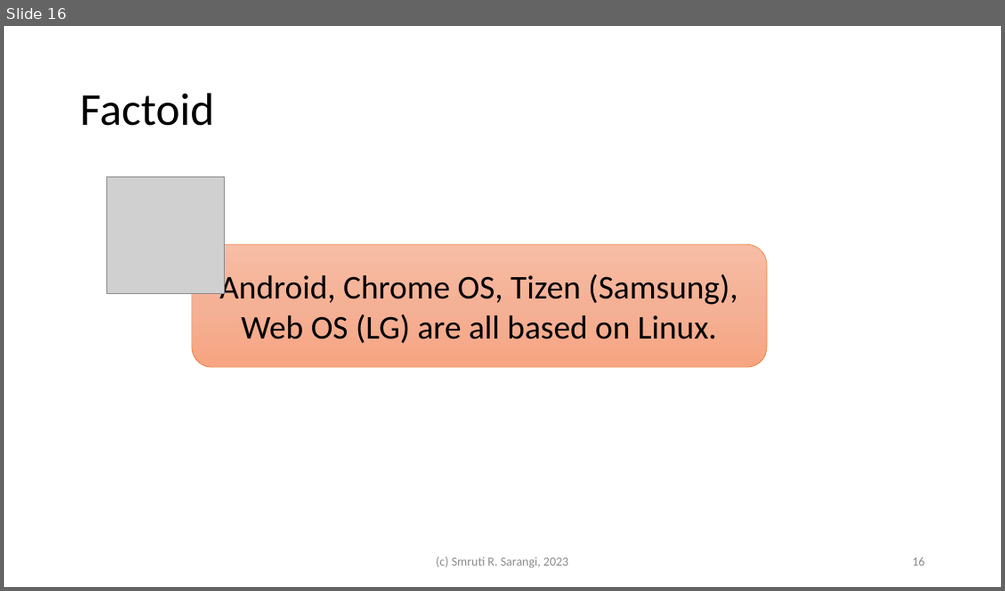
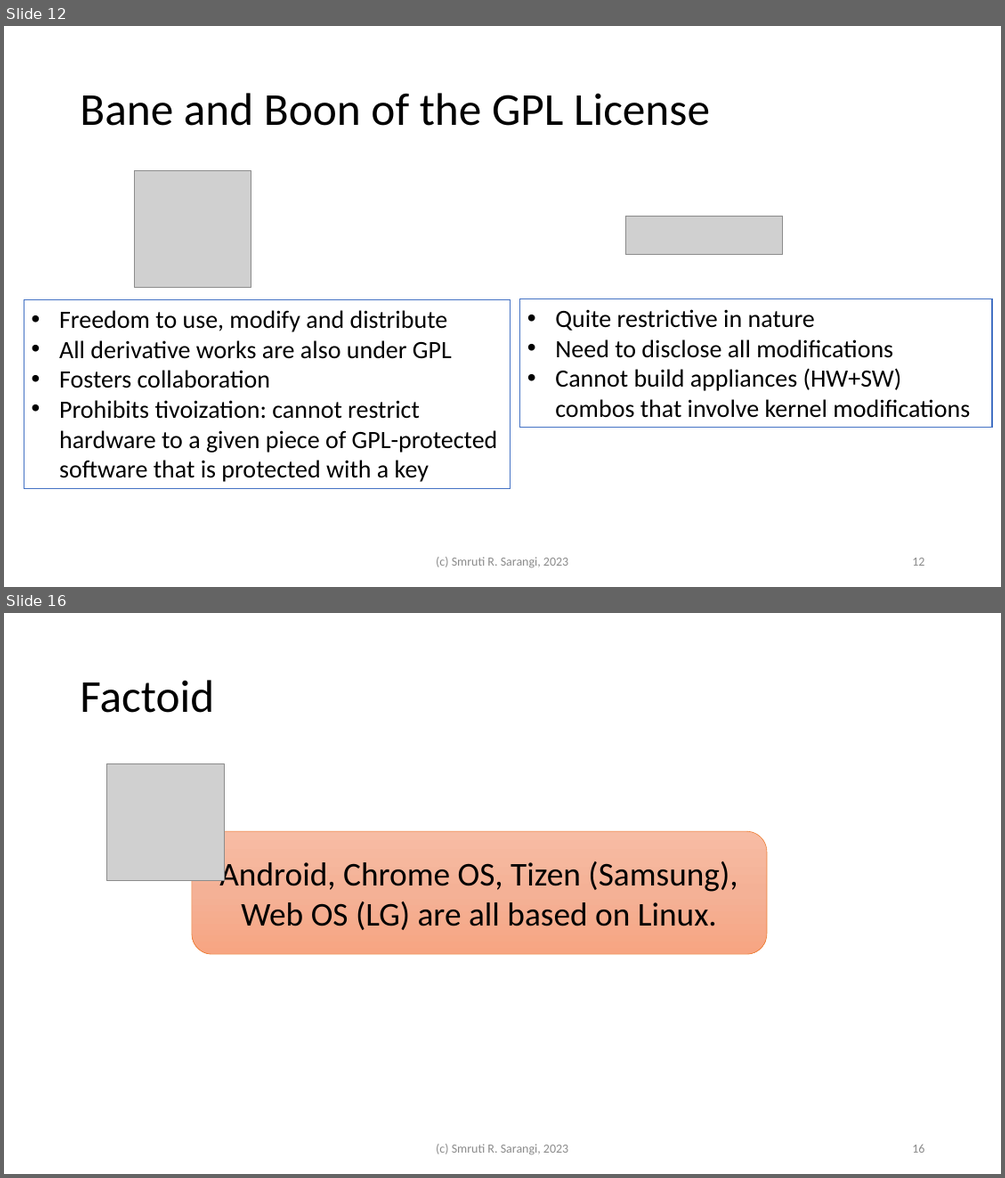
Before and after one commit to srsarangi/srsarangi.github.io, a slide deck: osbook/slides/1.intro.pptx. Shown one above the other, each under a label of ours: slide 16 before the commit, slides 12 and 16 after it; the slides between them are not shown. The pictures are 1005x591 and 1005x1178 pixels, drawn with LibreOffice and Linux fonts; fonts in the diff are those of the drawing; grey boxes stand for pictures. Boxes give left, top, right and bottom in pixels: in the first picture for what was removed or moved away, otherwise in the second. Text is boxed around its words. In the diff, an @@ line names an element or a change of style, - is before the commit and + after.

```diff
--- a/osbook/slides/1.intro.pptx
+++ b/osbook/slides/1.intro.pptx
@@ slide 12 added at (4, 26, 1001, 587), background #FFFFFF @@
@@ title added at (80, 93, 710, 126), 44 pt, text #000000 @@
+Bane and Boon of the GPL License
@@ picture added at (134, 171, 251, 287) @@
@@ picture added at (625, 216, 783, 255) @@
@@ rectangle added at (24, 300, 510, 488), fill #FFFFFF, outline #4472C4 1 pt, 24 pt, text #000000 @@
+• Freedom to use, modify and distribute
+• All derivative works are also under GPL
+• Fosters collaboration
+• Prohibits tivoization: cannot restrict
+  hardware to a given piece of GPL-protected
+  software that is protected with a key
@@ rectangle added at (520, 299, 993, 427), fill #FFFFFF, outline #4472C4 1 pt, 24 pt, text #000000 @@
+• Quite restrictive in nature
+• Need to disclose all modifications
+• Cannot build appliances (HW+SW)
+  combos that involve kernel modifications
@@ text added at (436, 556, 568, 568), 12 pt, text #8C8C8C @@
+(c) Smruti R. Sarangi, 2023
@@ page number added at (912, 557, 924, 565), 12 pt, text #8C8C8C @@
+12
```
Also in this commit, not shown: 14 slides changed, 1 other slide added, 1 other file.
